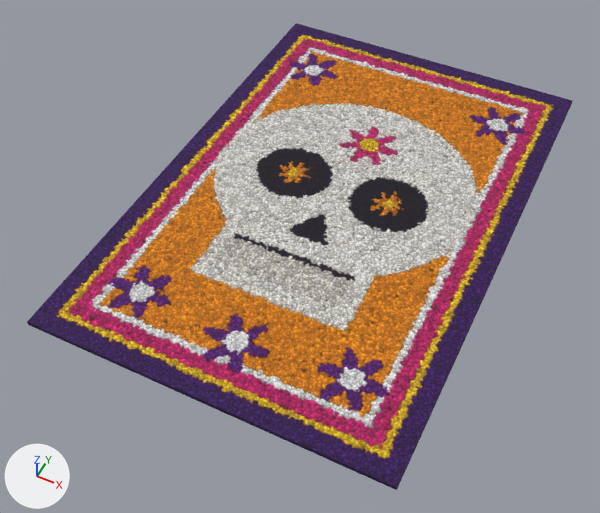
A saved change to the Blender file Modelos/Yasser/tapete_calavera.blend.
Rendered twice from a 50 mm lens placed at (1.64, -3.8, 4.0), pointed at (-0.07, -0.38, -0.26). The axes (+X, +Y, +Z) are drawn at lower left. The lights are the same throughout. The first picture is the older version.

The first picture shows 'tapete_calavera'.
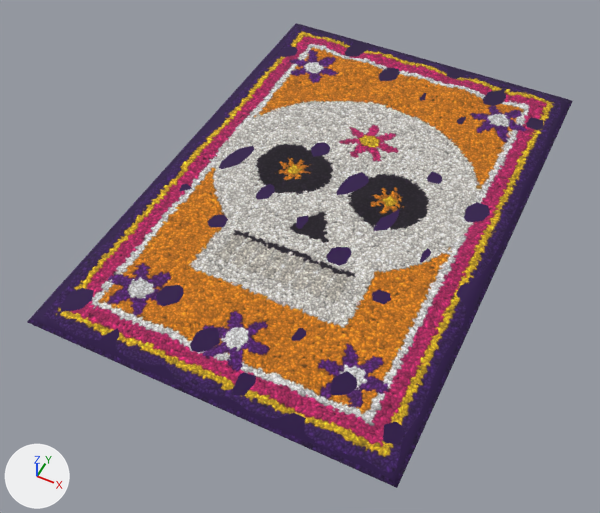
Boxes (x1, y1, x2, y2) around the edits, measured in the pictures (600 x 513 px):
'tapete_calavera', reshaped: before (27, 23, 573, 490); after (27, 23, 573, 488)
part 1 of me_plane, added: after (27, 23, 573, 488)

Patch to the scene script:
```diff
--- a/Modelos/Yasser/tapete_calavera.blend.py
+++ b/Modelos/Yasser/tapete_calavera.blend.py
@@ me_plane @@
 # used by ob_tapete_calavera; location = (0.0, 0.0, 0.0)
-me_plane.from_pydata(...)  # 4 vertices, 1 face; spans x -1.2..1.2, y -1.8..1.8, z 0.0
+me_plane.from_pydata(...)  # 1777 vertices, 1697 faces; spans x -1.2..1.2, y -1.8..1.8, z 0.0..0.05
+# me_plane part 1: 1773 vertices added at x -1.2..1.2, y -1.8..1.8, z 0.0..0.05
+# me_plane part 2: the surface is now shaded smooth
 me_plane.materials.append(mat_tapete_calavera)
```
